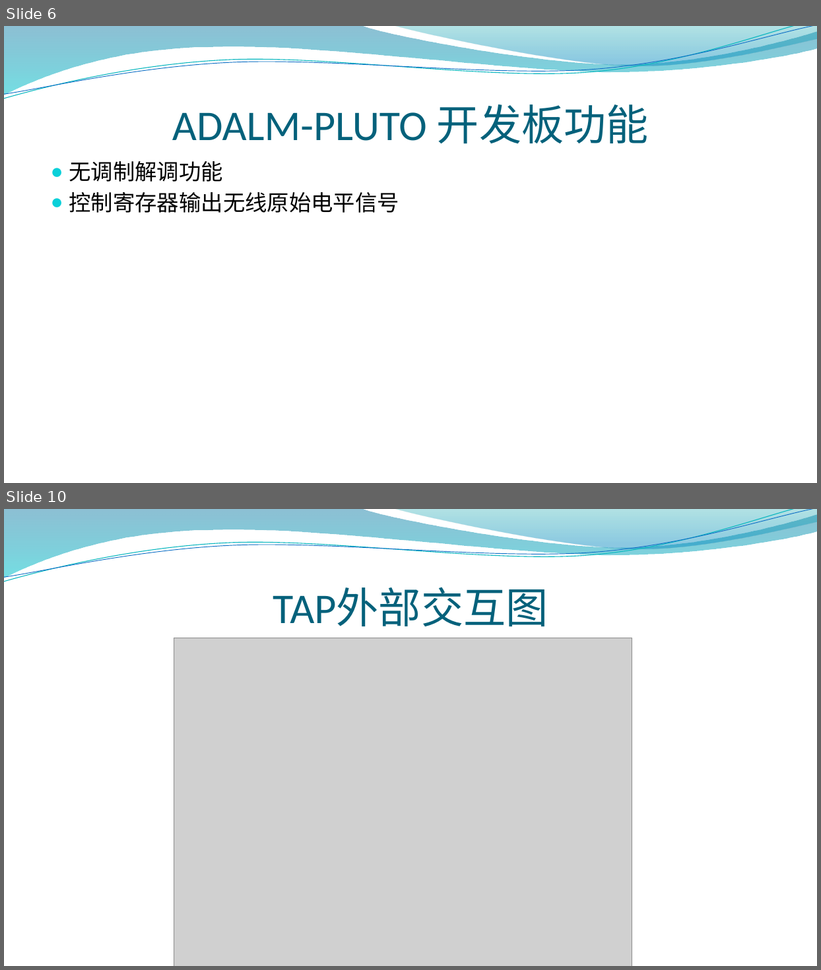
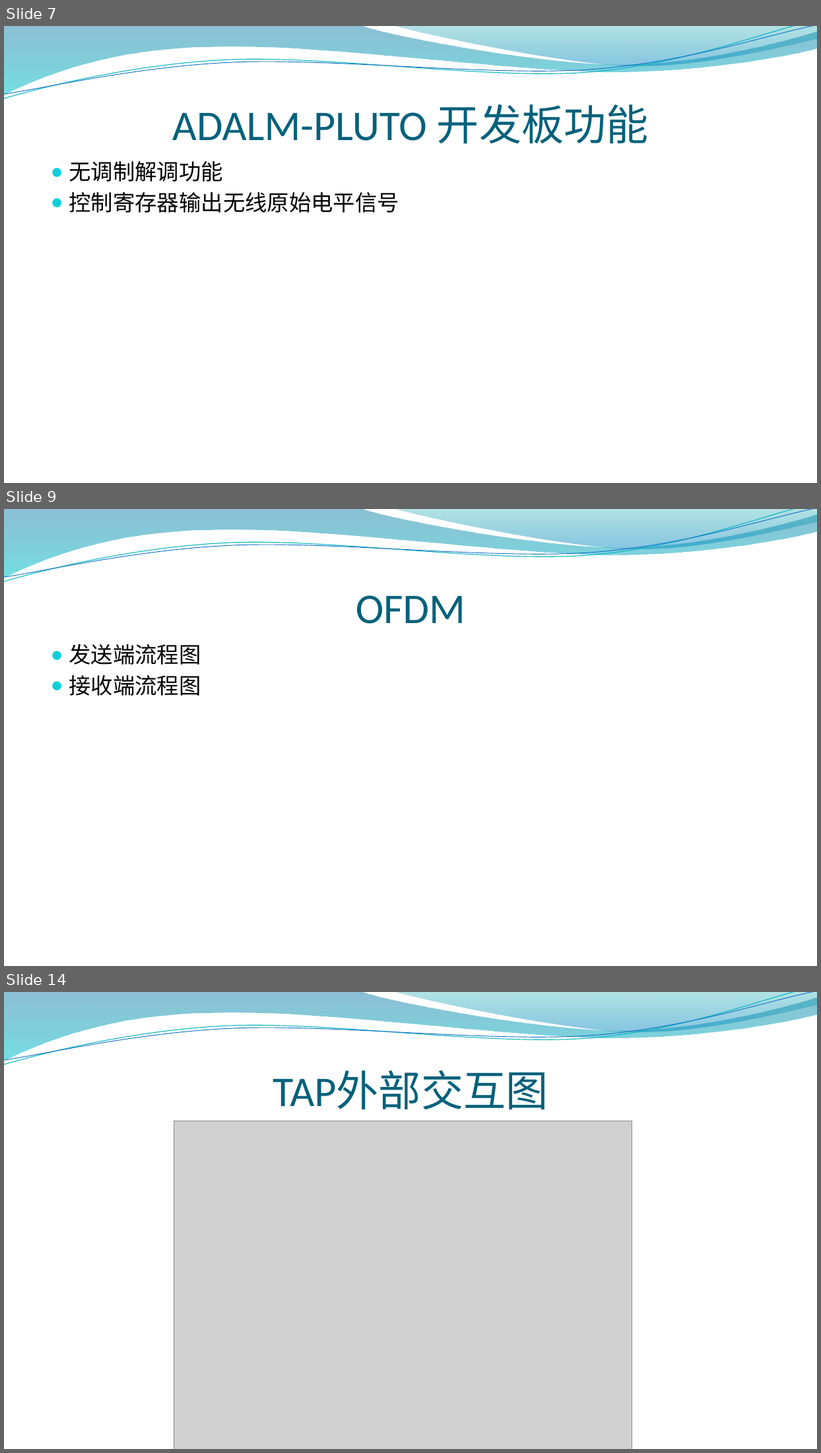
Before and after one commit to houwentaoff/test_gnuradio, a slide deck: doc/高速自组网.pptx. Shown one above the other, each under a label of ours: slides 6 and 10 before the commit, slides 7, 9 and 14 after it; the slides between them are not shown. The pictures are 821x970 and 821x1453 pixels, drawn with LibreOffice and Linux fonts; fonts in the diff are those of the drawing; grey boxes stand for pictures; background and template pictures are left out. Boxes give left, top, right and bottom in pixels: in the first picture for what was removed or moved away, otherwise in the second. Text is boxed around its words. In the diff, an @@ line names an element or a change of style, - is before the commit and + after.

Commit message:
[DOC] 增加OFDM相关流程图.

```diff
--- a/doc/高速自组网.pptx
+++ b/doc/高速自组网.pptx
@@ slide 9 added at (4,509,817,966), background picture (left out); not listed: 4 template elements that a slide beside it also shows @@
@@ title added at (356,595,465,624), 50 pt, text #04617B @@
+OFDM
@@ text added at (69,644,201,696), 26 pt, text #000000 @@
+● 发送端流程图
+● 接收端流程图
@@ what was slide 6 is now slide 7 @@
@@ what was slide 10 is now slide 14 @@
```
Also in this commit, not shown: 4 slides changed, 4 other slides added, 1 other file.
